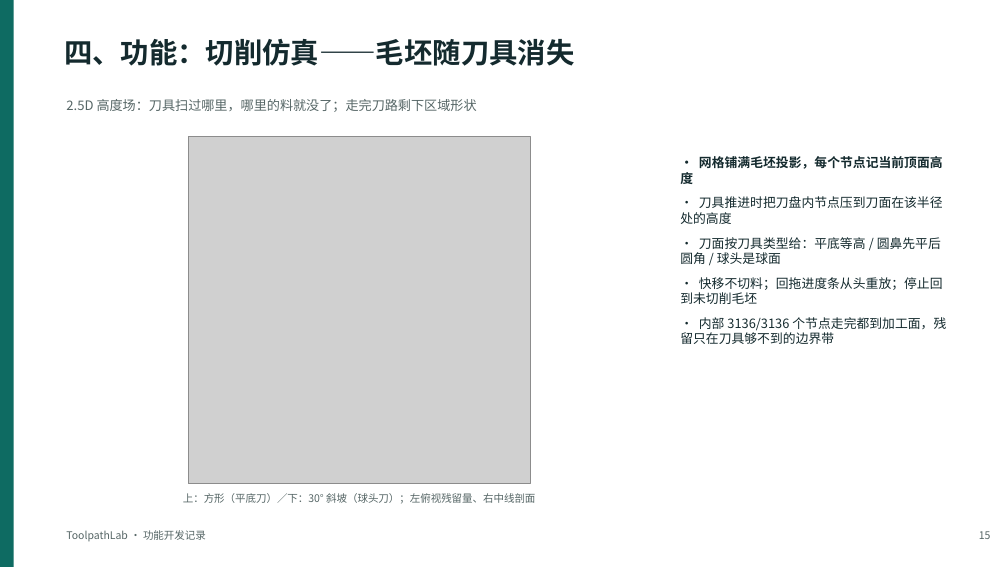
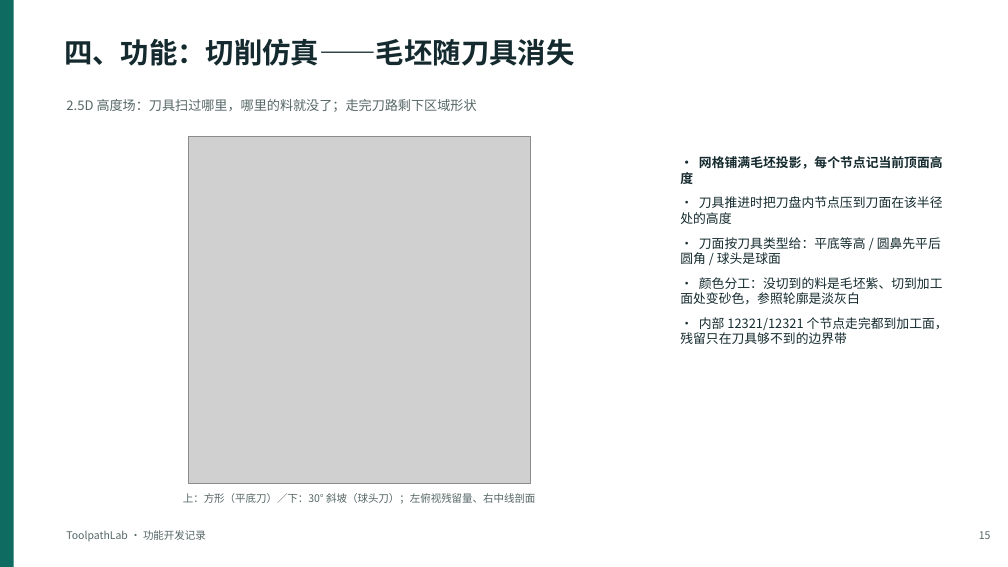
Before and after one commit to large-su/toolpath-lab, a slide deck: slide 15 of ToolpathLab-开发过程与功能介绍.pptx. Drawn at 1008x567 pixels with LibreOffice and Linux fonts; fonts in the diff are those of the drawing; grey boxes stand for pictures. Boxes give left, top, right and bottom in pixels: in the first picture for what was removed or moved away, otherwise in the second. Text is boxed around its words. In the diff, an @@ line names an element or a change of style, - is before the commit and + after.

Commit message:
fix(view): 切削仿真的颜色分工与网格加密——看得清"哪里铣过了、哪里还留着"
用户反馈两点：仿真后的毛坯与毛坯（参照）颜色太接近；铣完有几个锥型残留、边缘还留一层没铣掉。

- **颜色分工**：可切削实体改成顶点着色——没切到的料保持毛坯紫（0xb07cf0），切到加工面的地方变砂色
  （0xe0cfa8），未切削毛坯的参照轮廓从淡紫改成中性灰白（0xcbd8dc、不透明度 0.3）。
  于是"剩下那块料"只有一个紫色，参照线不再撞色，"哪里铣过"一眼可辨；自检新增 2 项锁住这个行为。
- **网格加密**：目标网格 1.2 → 0.6 mm（节点上限 192 → 240）。原来 1.19 mm 的格子把边界残留夸大成
  一格宽（约 2.4 mm），加密后回到它真实的约 0.8 mm，方形的四个角也显示成正确的小块而不是"锥子"。
- 顺带把 `_buildObject` 里引用错作用域的 `options.cutColour` 修掉——这个 bug 是前端几何自检当场抓到的。
- 文档内容源同步：把这两处残留**如实写进已知限制**（四个角是圆刀具物理上够不到、边界那圈是刀路按
  足迹半径内缩导致刀边只与边界相切），并把"让粗加工刀心走到区域边界以清掉边界残留"列进后续方向第一
  条；配图用 0.6 mm 网格重新导出，正文数字改成与网格分辨率无关的表述。Word 11 页、PPT 21 页重建后
  结构检查与输出自检均 pass。

```diff
--- a/ToolpathLab-开发过程与功能介绍.pptx
+++ b/ToolpathLab-开发过程与功能介绍.pptx
@@ text at (x1=680, y1=277, x2=948, y2=344): text changed @@
-· 快移不切料；回拖进度条从头重放；停止回到未切削毛坯
-· 内部 3136/3136 个节点走完都到加工面，残留只在刀具够不到的边界带
+· 颜色分工：没切到的料是毛坯紫、切到加工面处变砂色，参照轮廓是淡灰白
+· 内部 12321/12321 个节点走完都到加工面，残留只在刀具够不到的边界带
```
Also in this commit, not shown: 1 other slide changed, 7 other files.
